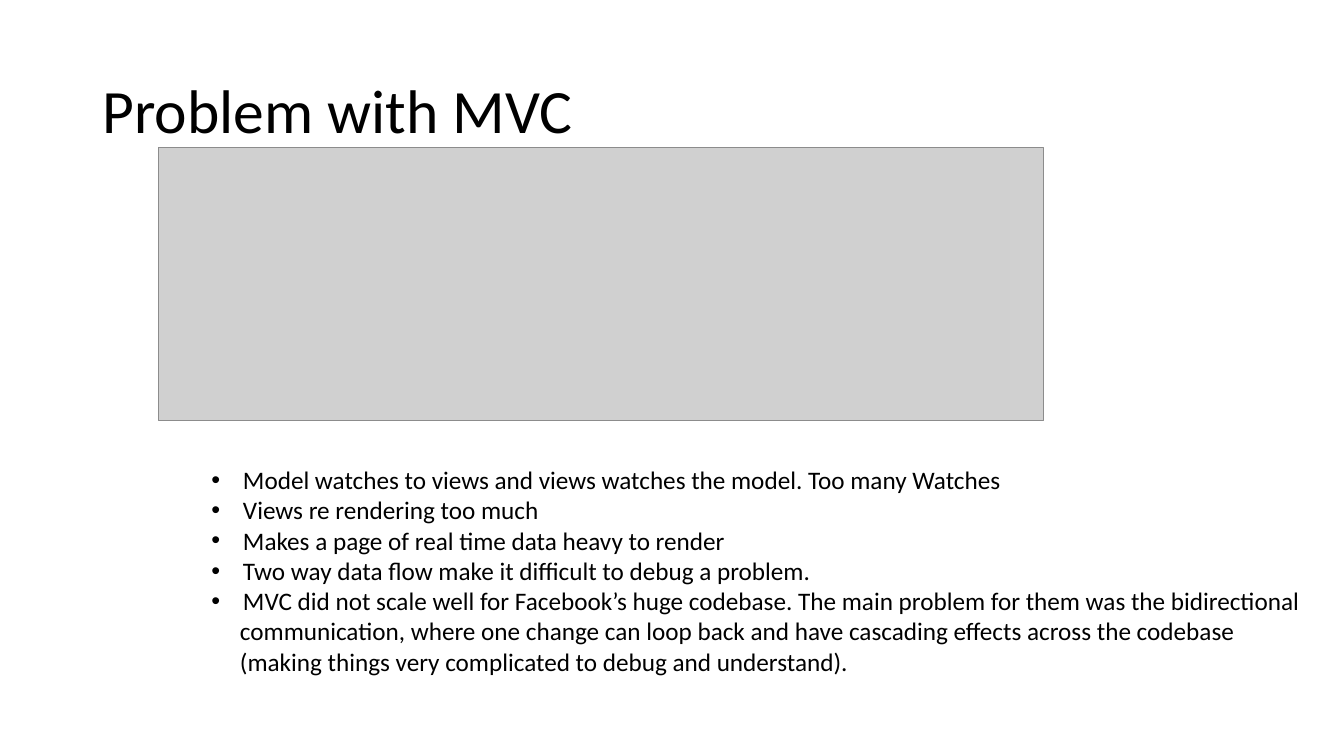
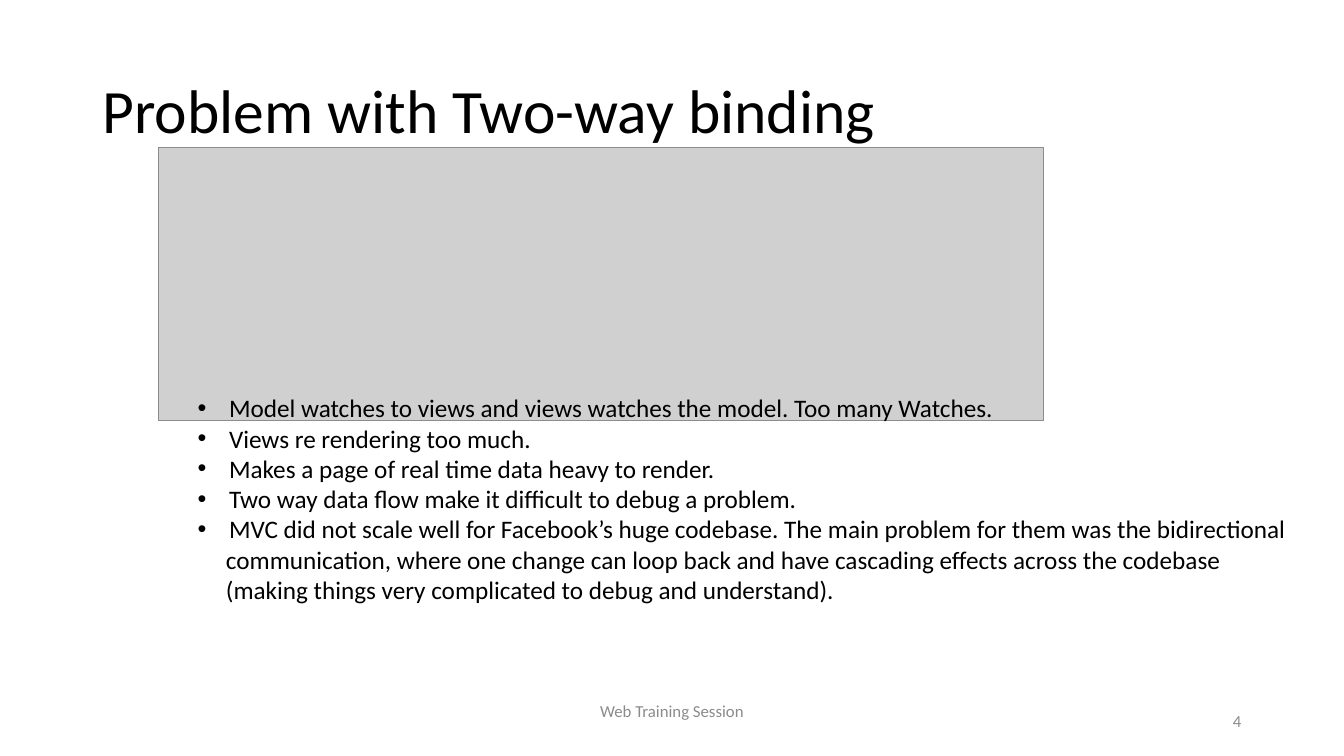
Before and after one commit to awahab29/samplealt, a slide deck: slide 4 of React.pptx (slide 7 before the commit). Drawn at 1344x756 pixels with LibreOffice and Linux fonts; fonts in the diff are those of the drawing; grey boxes stand for pictures. Boxes give left, top, right and bottom in pixels: in the first picture for what was removed or moved away, otherwise in the second. Text is boxed around its words. In the diff, an @@ line names an element or a change of style, - is before the commit and + after.

Commit message:
updated ppt

```diff
--- a/React.pptx
+++ b/React.pptx
@@ title at (x1=102, y1=90, x2=874, y2=148): text changed @@
-Problem with MVC
+Problem with Two-way binding
@@ text "Model watches to views and ..." moved from (x1=240, y1=471, x2=1299, y2=676) to (x1=226, y1=399, x2=1285, y2=604) @@
@@ text at (x1=229, y1=399, x2=992, y2=483): text changed @@
-• Model watches to views and views watches the model. Too many Watches
-• Views re rendering too much
-• Makes a page of real time data heavy to render
+• Model watches to views and views watches the model. Too many Watches.
+• Views re rendering too much.
+• Makes a page of real time data heavy to render.
@@ text added at (x1=600, y1=705, x2=744, y2=720), 12 pt, text #8C8C8C @@
+Web Training Session
@@ page number added at (x1=1233, y1=716, x2=1241, y2=727), 12 pt, text #8C8C8C @@
+4
```
Also in this commit, not shown: 26 other slides changed, 2 slides added, 21 slides removed.
